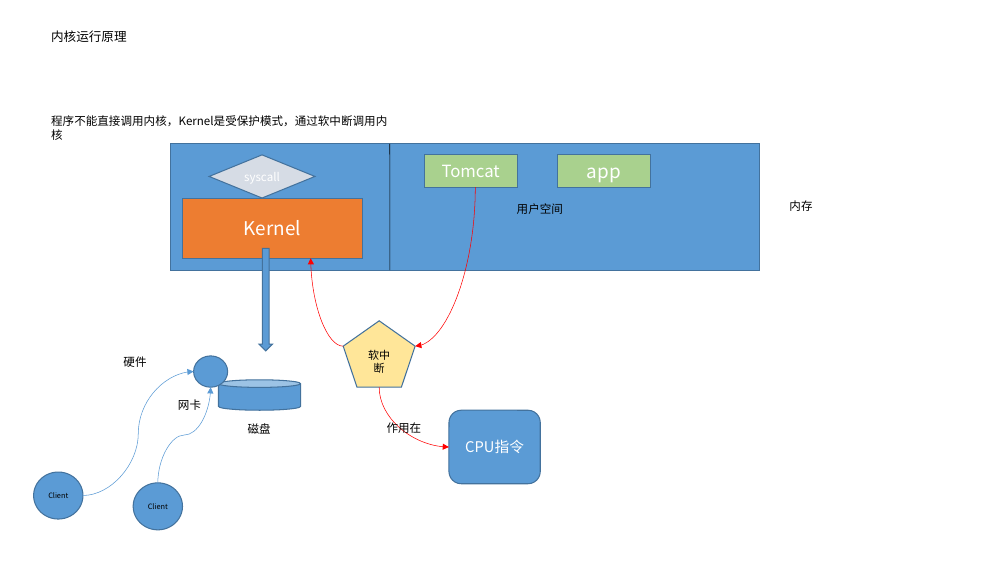
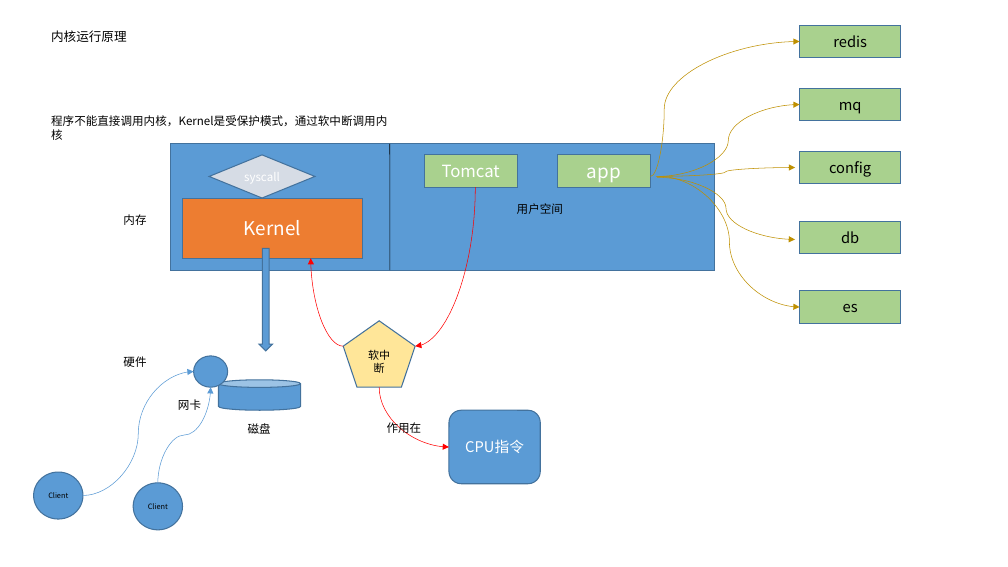
Before and after one commit to dengboyu/future, a slide deck: slide 13 of doc/doc.pptx. Drawn at 1008x567 pixels with LibreOffice and Linux fonts; fonts in the diff are those of the drawing. Boxes give left, top, right and bottom in pixels: in the first picture for what was removed or moved away, otherwise in the second. Text is boxed around its words. In the diff, an @@ line names an element or a change of style, - is before the commit and + after.

```diff
--- a/doc/doc.pptx
+++ b/doc/doc.pptx
@@ rectangle added at box(800, 25, 901, 57), fill #A9D18E, outline #43739E 1 pt, 14 pt, text #000000 @@
+redis
@@ curved arrow added from (651, 176) to (800, 42), #BF9000 0.5 pt @@
@@ rectangle added at box(800, 88, 901, 121), fill #A9D18E, outline #43739E 1 pt, 14 pt, text #000000 @@
+mq
@@ curved arrow added from (657, 176) to (800, 104), #BF9000 0.5 pt @@
@@ rectangle: place and size @@
-rectangle at box(171, 144, 760, 270)
+rectangle at box(171, 144, 715, 270)
@@ curved arrow added from (656, 176) to (796, 168), #BF9000 0.5 pt @@
@@ curved arrow added from (657, 178) to (796, 240), #BF9000 0.5 pt @@
@@ curved arrow added from (659, 176) to (800, 307), #BF9000 0.5 pt @@
@@ rectangle added at box(800, 151, 901, 184), fill #A9D18E, outline #43739E 1 pt, 14 pt, text #000000 @@
+config
@@ text "内存": place and size @@
-text "内存" at box(789, 200, 812, 211)
+text "内存" at box(123, 214, 146, 225)
@@ rectangle added at box(800, 221, 901, 253), fill #A9D18E, outline #43739E 1 pt, 14 pt, text #000000 @@
+db
@@ rectangle added at box(800, 291, 901, 324), fill #A9D18E, outline #43739E 1 pt, 14 pt, text #000000 @@
+es
```
Also in this commit, not shown: 1 other slide changed, 3 other files.
